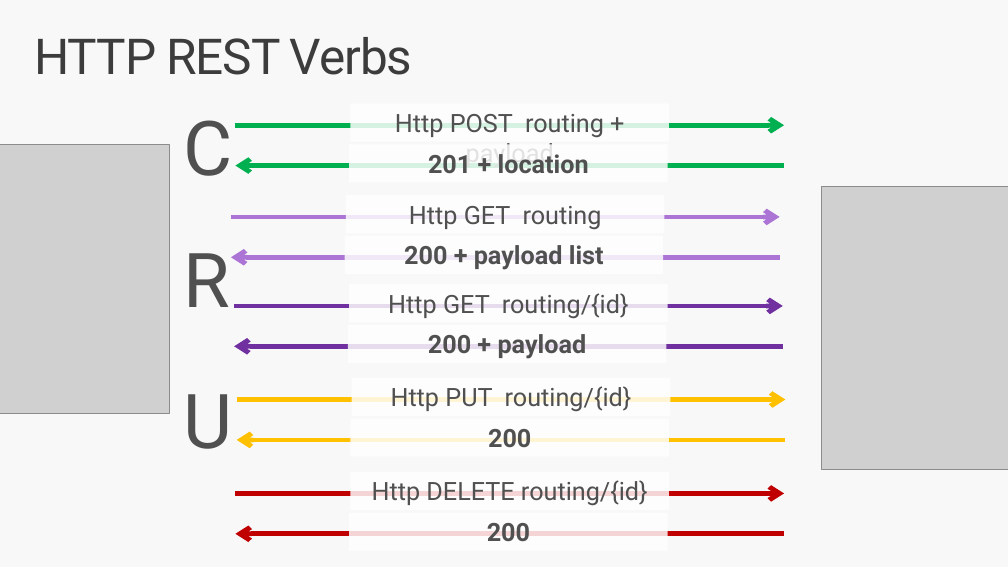
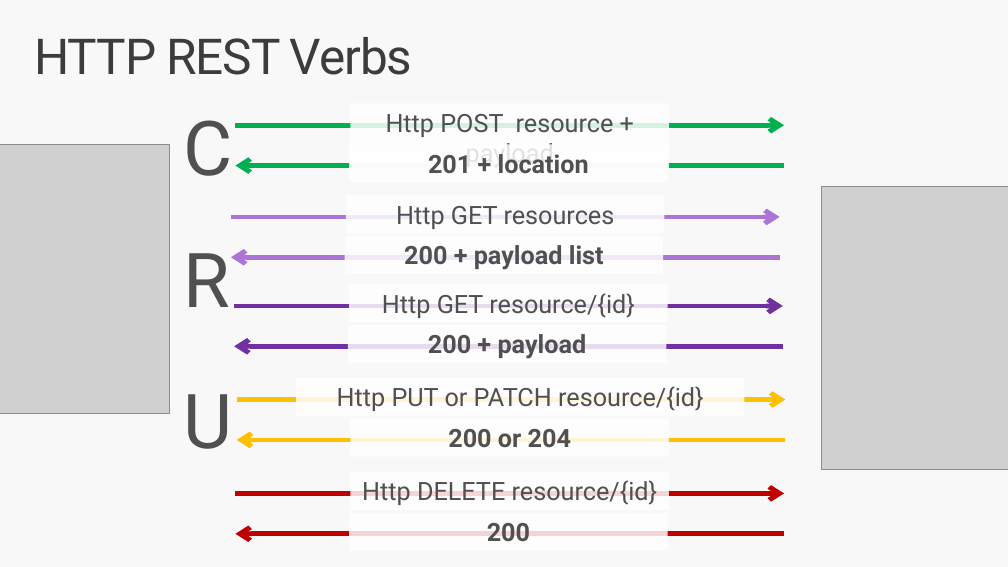
Before and after one commit to jlamch/.net-core, a slide deck: slide 14 of 3.api-flavours.pptx. Drawn at 1008x567 pixels with LibreOffice and Linux fonts; fonts in the diff are those of the drawing; grey boxes stand for pictures. Boxes give left, top, right and bottom in pixels: in the first picture for what was removed or moved away, otherwise in the second. Text is boxed around its words. In the diff, an @@ line names an element or a change of style, - is before the commit and + after.

Commit message:
Presentations update

```diff
--- a/3.api-flavours.pptx
+++ b/3.api-flavours.pptx
@@ text at [386, 114, 614, 168]: text changed @@
-Http POST routing + payload
+Http POST resource + payload
@@ text at [396, 206, 615, 229]: text changed @@
-Http GET routing
+Http GET resources
@@ text at [382, 293, 635, 318]: text changed @@
-Http GET routing/{id}
+Http GET resource/{id}
@@ text at [337, 386, 704, 411]: text changed @@
-Http PUT routing/{id}
+Http PUT or PATCH resource/{id}
@@ text at [448, 429, 571, 447]: text changed @@
-200
+200 or 204
@@ text at [362, 480, 658, 505]: text changed @@
-Http DELETE routing/{id}
+Http DELETE resource/{id}
```
Also in this commit, not shown: 6 other slides changed, 14 slides added, 7 other files.
